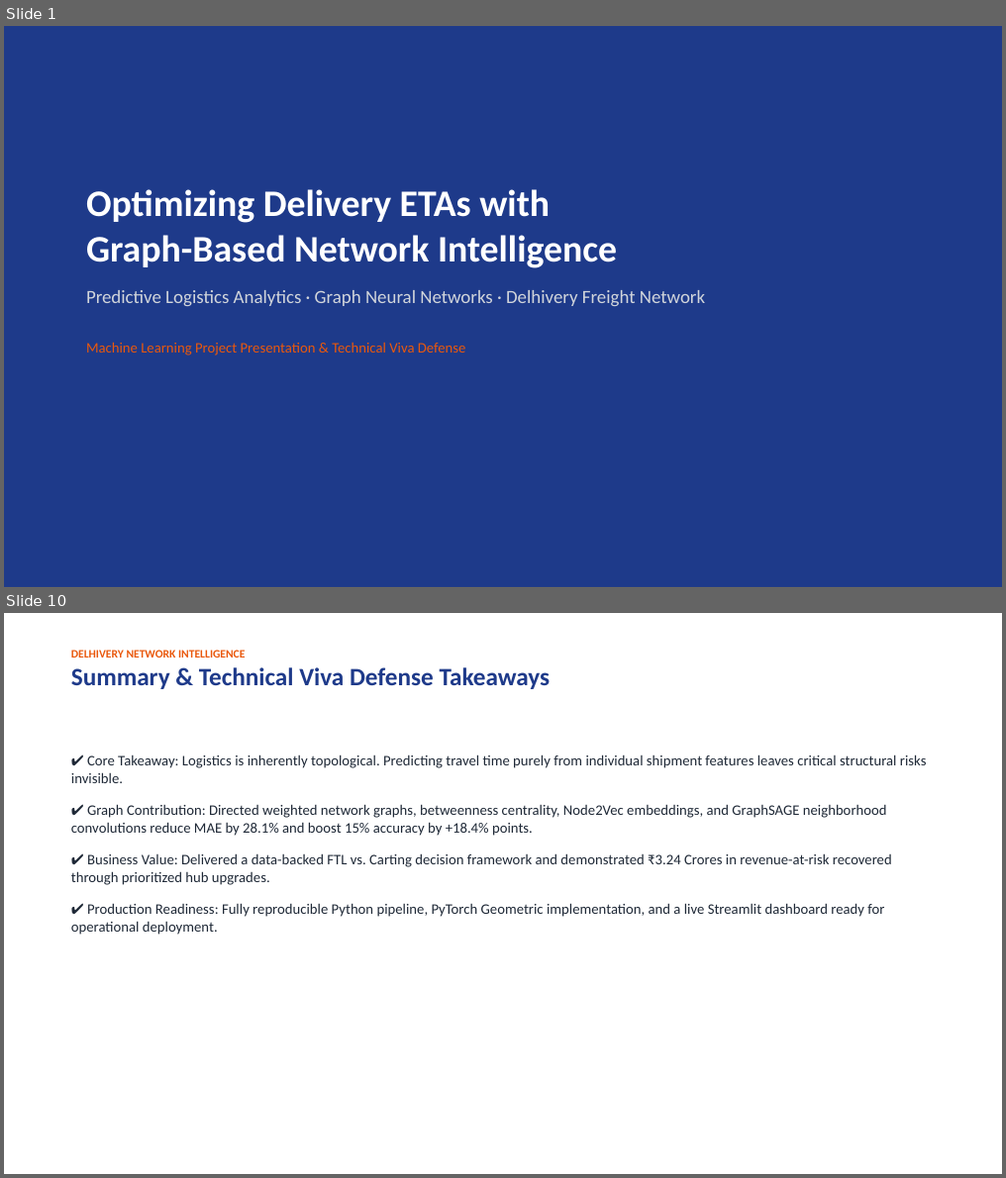
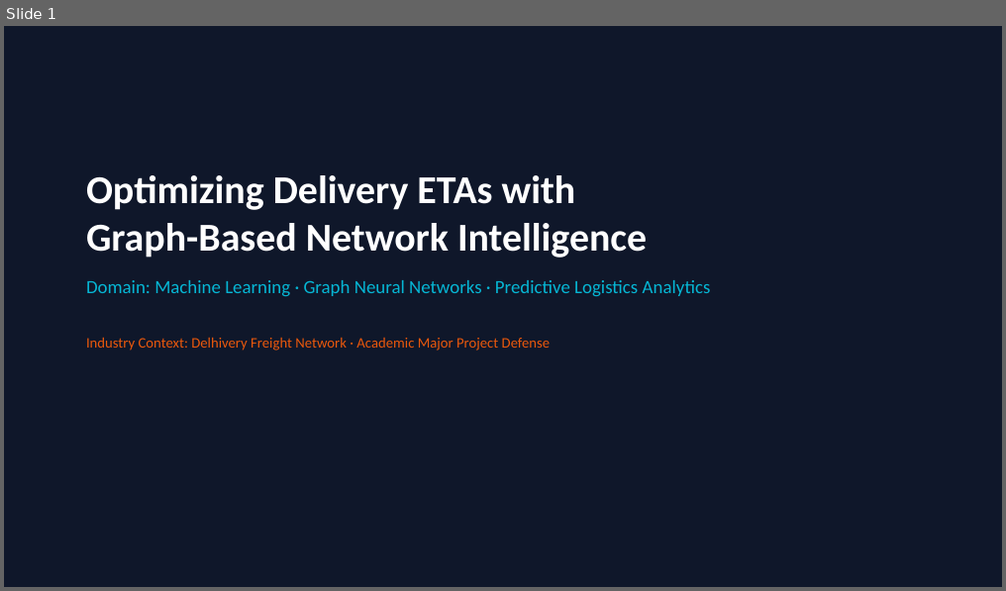
Before and after one commit to jaigoyal0000-dotcom/ML-Project-LOGISTIC-AI-, a slide deck: presentation_slides.pptx. Shown one above the other, each under a label of ours: slides 1 and 10 before the commit, slide 1 after it; the slides between them are not shown. The pictures are 1006x1178 and 1006x591 pixels, drawn with LibreOffice and Linux fonts; fonts in the diff are those of the drawing. Boxes give left, top, right and bottom in pixels: in the first picture for what was removed or moved away, otherwise in the second. Text is boxed around its words. In the diff, an @@ line names an element or a change of style, - is before the commit and + after.

Commit message:
Update PPT: Add data breakdowns, empirical outputs, mathematical formulations, and ROI calculations (16 slides)

```diff
--- a/presentation_slides.pptx
+++ b/presentation_slides.pptx
@@ slide 10 removed at bbox=[4, 613, 1002, 1174], background #FFFFFF @@
@@ text removed at bbox=[71, 650, 550, 689] @@
-DELHIVERY NETWORK INTELLIGENCE
-Summary & Technical Viva Defense Takeaways
@@ text removed at bbox=[71, 755, 927, 935] @@
-✔ Core Takeaway: Logistics is inherently topological. Predicting travel time purely from individual shipment features leaves critical structural risks invisible.
-✔ Graph Contribution: Directed weighted network graphs, betweenness centrality, Node2Vec embeddings, and GraphSAGE neighborhood convolutions reduce MAE by 28.1% and boost 15% accuracy by +18.4% points.
-✔ Business Value: Delivered a data-backed FTL vs. Carting decision framework and demonstrated ₹3.24 Crores in revenue-at-risk recovered through prioritized hub upgrades.
-✔ Production Readiness: Fully reproducible Python pipeline, PyTorch Geometric implementation, and a live Streamlit dashboard ready for operational deployment.
@@ slide 1 changed as well @@
@@ rectangle at bbox=[4, 26, 1002, 587]: fill #1E3A8A to #0F172A @@
@@ text "Optimizing Delivery ETAs with Graph-Based ...": place and size @@
-text "Optimizing Delivery ETAs with Graph-Based ..." at bbox=[86, 189, 705, 356]
+text "Optimizing Delivery ETAs with Graph-Based ..." at bbox=[86, 175, 711, 351]
@@ text at bbox=[86, 175, 647, 258]: size 36 to 38 pt in "Optimizing Delivery ETAs with Graph-Based Network Intelligen ..." @@
@@ text at bbox=[86, 280, 711, 351]: text changed; text colour #D1D5DB to #06B6D4 @@
-Predictive Logistics Analytics · Graph Neural Networks · Delhivery Freight Network
-Machine Learning Project Presentation & Technical Viva Defense
+Domain: Machine Learning · Graph Neural Networks · Predictive Logistics Analytics
+Industry Context: Delhivery Freight Network · Academic Major Project Defense
```
Also in this commit, not shown: 3 other slides changed, 12 slides added, 5 other slides removed, 1 other file.
